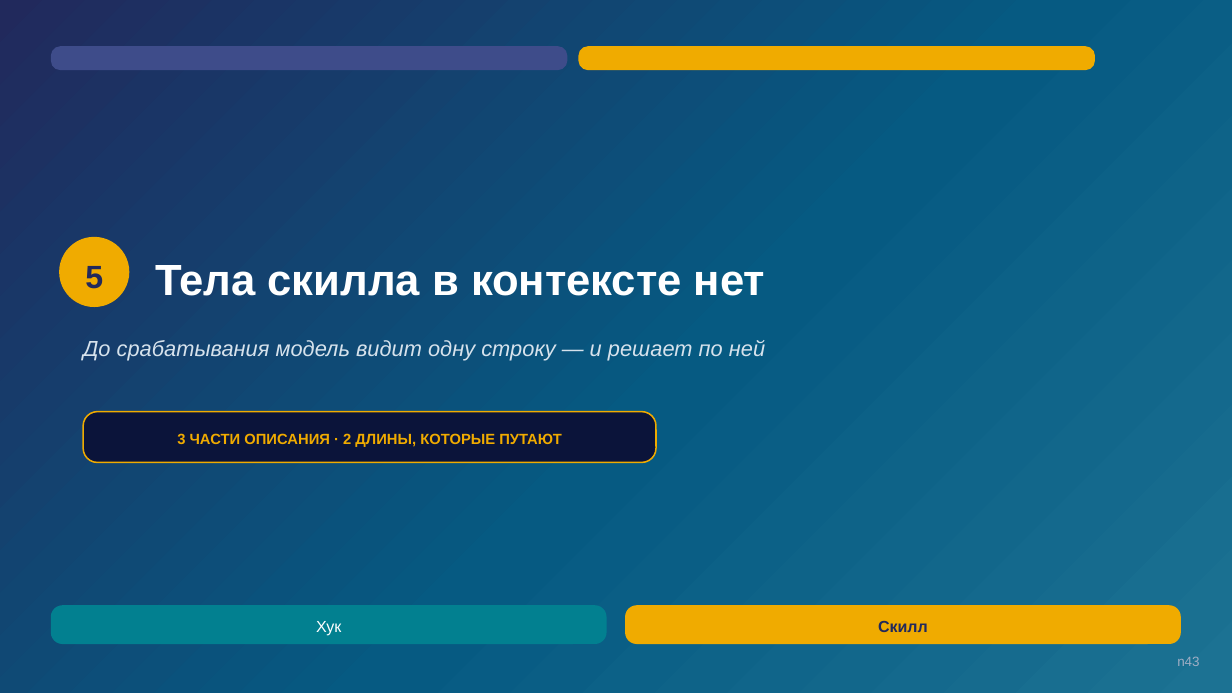
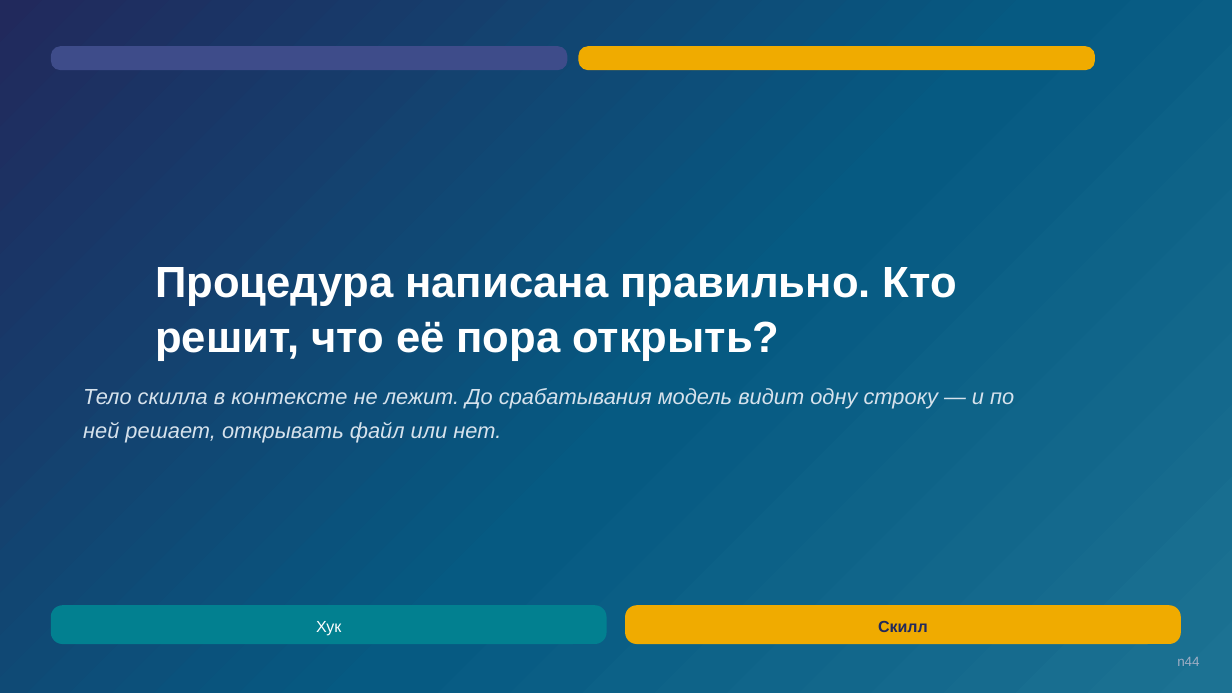
Before and after one commit to tellina-study/AI-usage-lessons, a slide deck: slide 44 of library/seminars/sem-05/rendered/sem-05-n.pptx (slide 43 before the commit). Drawn at 1232x693 pixels with LibreOffice and Linux fonts; fonts in the diff are those of the drawing. Boxes give left, top, right and bottom in pixels: in the first picture for what was removed or moved away, otherwise in the second. Text is boxed around its words. In the diff, an @@ line names an element or a change of style, - is before the commit and + after.

Commit message:
Внешний кейс про готовый чужой скилл влит, итоговая нумерация 1-65 сведена, схемы удалённых сцен убраны из реестра #211

```diff
--- a/library/seminars/sem-05/rendered/sem-05-n.pptx
+++ b/library/seminars/sem-05/rendered/sem-05-n.pptx
@@ ellipse removed at [59, 237, 129, 307] @@
@@ text removed at [85, 266, 103, 289] @@
-5
@@ text removed at [155, 265, 765, 296] @@
-Тела скилла в контексте нет
@@ text added at [155, 267, 957, 361], 34 pt, text #FFFFFF, bold @@
+Процедура написана правильно. Кто решит, что её пора открыть?
@@ text at [83, 388, 1014, 443]: text changed @@
-До срабатывания модель видит одну строку — и решает по ней
+Тело скилла в контексте не лежит. До срабатывания модель видит одну строку — и по ней решает, открывать файл или нет.
@@ rounded rectangle removed at [83, 411, 656, 462] @@
@@ text removed at [177, 433, 562, 447] @@
-3 ЧАСТИ ОПИСАНИЯ · 2 ДЛИНЫ, КОТОРЫЕ ПУТАЮТ
@@ text at [1177, 657, 1199, 666]: text changed @@
-n43
+n44
```
Also in this commit, not shown: 20 other slides changed, 13 slides added, 10 slides removed, 56 other files.
